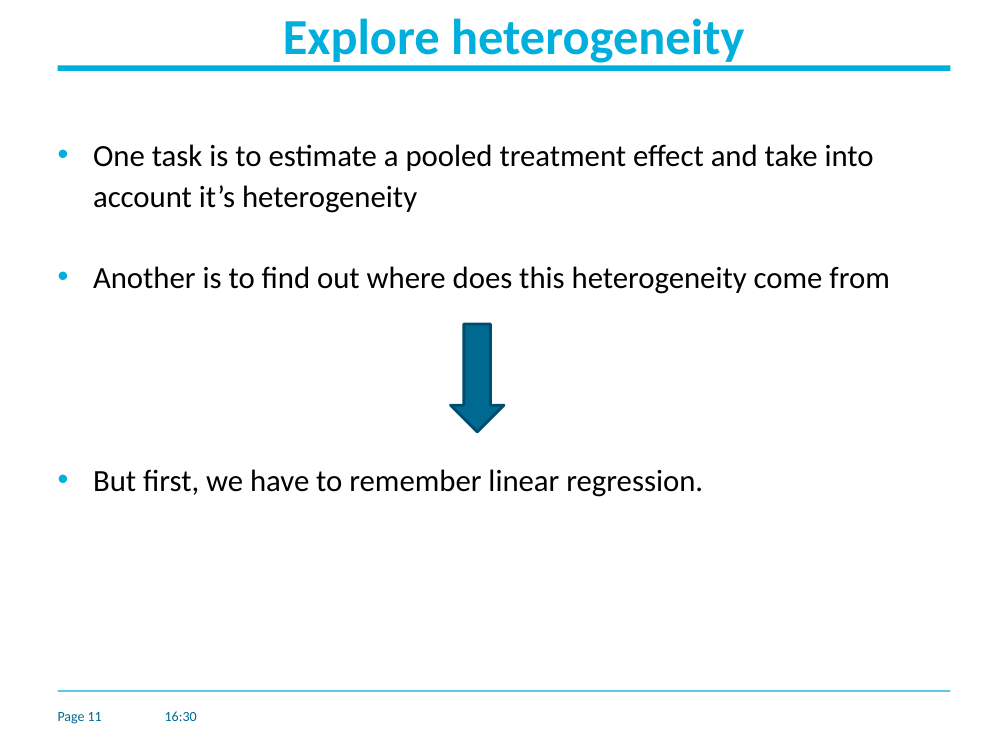
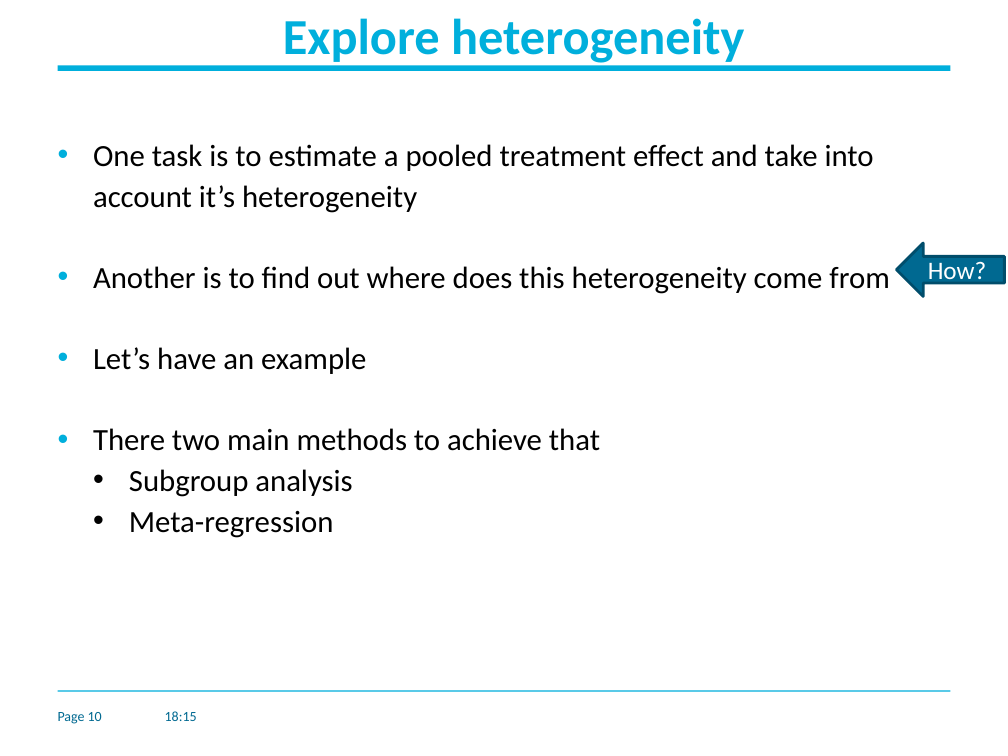
Before and after one commit to Fideborios/meta-analysis, a slide deck: slide 10 of Meta-reg_SA_Heterogeneity.pptx (slide 11 before the commit). Drawn at 1008x756 pixels with LibreOffice and Linux fonts; fonts in the diff are those of the drawing; background and template pictures are left out. Boxes give left, top, right and bottom in pixels: in the first picture for what was removed or moved away, otherwise in the second. Text is boxed around its words. In the diff, an @@ line names an element or a change of style, - is before the commit and + after.

```diff
--- a/Meta-reg_SA_Heterogeneity.pptx
+++ b/Meta-reg_SA_Heterogeneity.pptx
@@ left arrow added at bbox=[896, 243, 1004, 296], fill #006991, outline #004E6B 2 pt, 18 pt, text #FFFFFF @@
+How?
@@ down arrow removed at bbox=[451, 324, 504, 431] @@
@@ text at bbox=[93, 347, 600, 538]: text changed @@
-• But first, we have to remember linear regression.
+• Let’s have an example
+• There two main methods to achieve that
+  • Subgroup analysis
+  • Meta-regression
@@ page number at bbox=[58, 712, 102, 724]: text changed @@
-Page 11
+Page 10
@@ text at bbox=[165, 711, 197, 721]: text changed @@
-16:30
+18:15
```
Also in this commit, not shown: 19 other slides changed, 1 slide removed, 13 other files.
